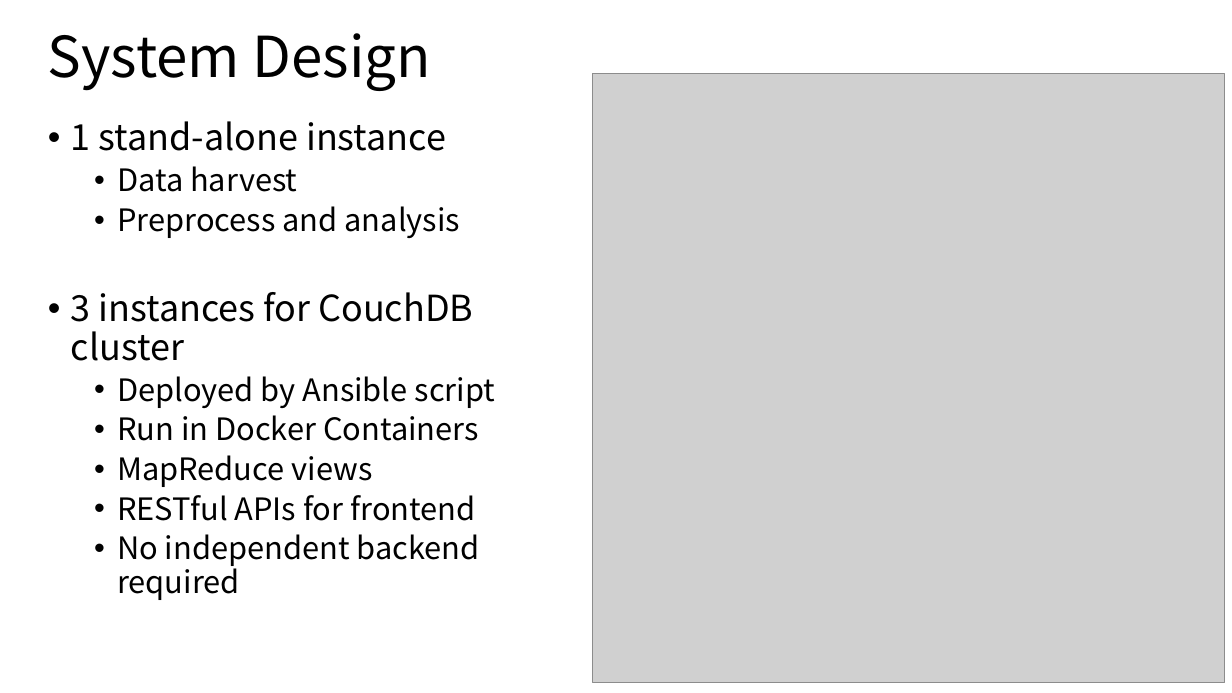
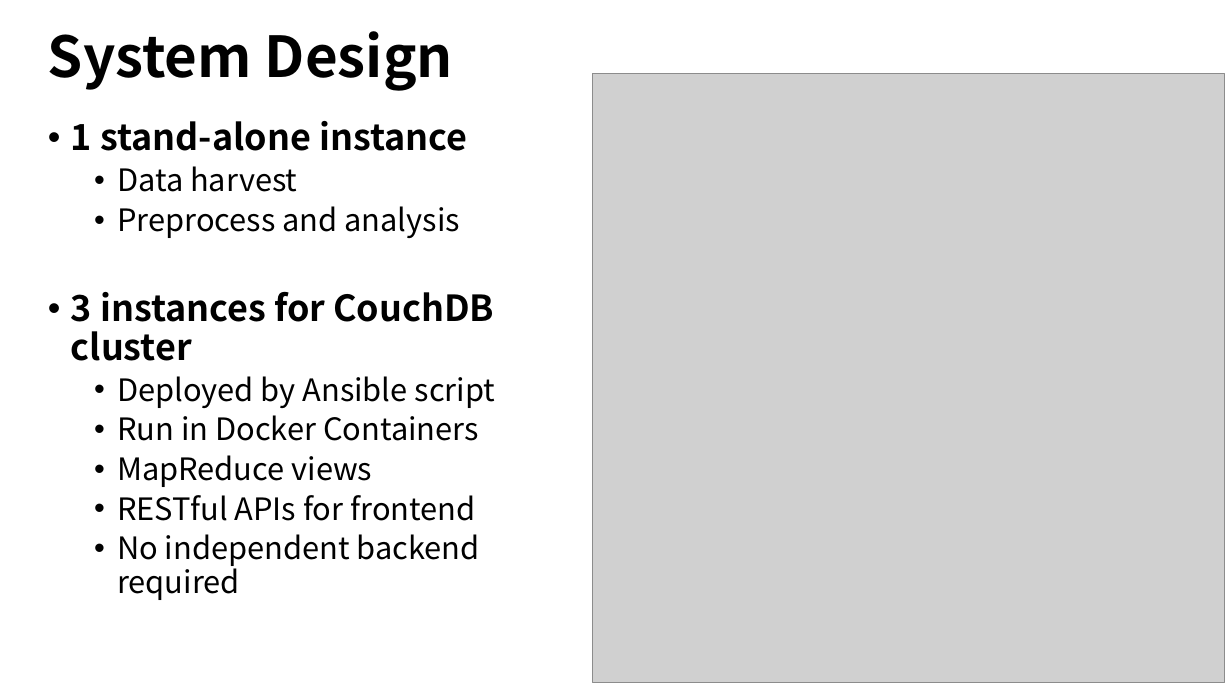
Before and after one commit to AlanChaw/Seven_Sins, a slide deck: slide 3 of presentation.pptx. Drawn at 1232x693 pixels with LibreOffice and Linux fonts; fonts in the diff are those of the drawing; grey boxes stand for pictures. Boxes give left, top, right and bottom in pixels: in the first picture for what was removed or moved away, otherwise in the second. Text is boxed around its words. In the diff, an @@ line names an element or a change of style, - is before the commit and + after.

```diff
--- a/presentation.pptx
+++ b/presentation.pptx
@@ text "System Design" at (x1=48, y1=31, x2=453, y2=91): bold on @@
@@ text at (x1=71, y1=121, x2=494, y2=361): bold on in "1 stand-alone instance", "3 instances for CouchDB cluster" @@
```
Also in this commit, not shown: 2 other slides changed.
